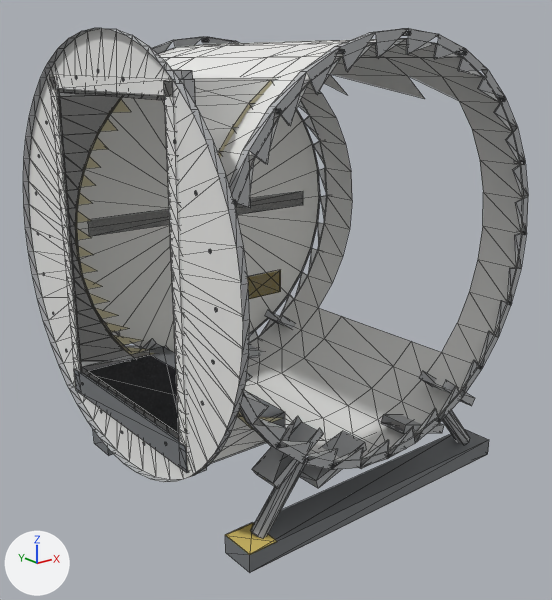
What one commit did to the glTF model models/kit/habWindowJLb_steel.glb.
The view is the same before and after, from a 50 mm lens placed at (-3.3, -3.97, 2.78), pointed at (-0.13, -0.02, 1.2). The lights are fixed; the arrows at lower left show +X, +Y and +Z. The older version comes first. Mesh edges are drawn as thin lines. Vertices at exactly the same position are counted once.

The first picture shows 'habWindowJLb_steel'.
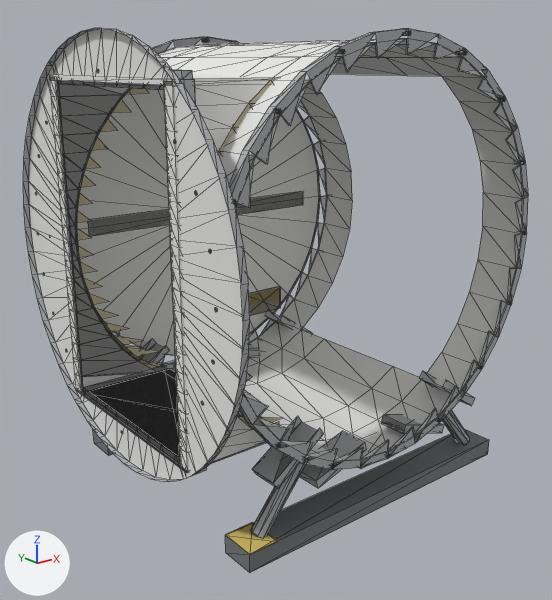
Diff of the bpy script that builds the scene:
```diff
--- a/models/kit/habWindowJLb_steel.glb.py
+++ b/models/kit/habWindowJLb_steel.glb.py
@@ me_base @@
 # verts and faces of me_base; kept vertices keep their numbers, new ones are numbered from 1807
-me_base.from_pydata(...)  # 1807 vertices, 2577 faces; spans x -1.35..1.3, y -1.3..1.3, z 0.0..2.95
+me_base.from_pydata(...)  # 1755 vertices, 2525 faces; spans x -1.35..1.3, y -1.3..1.3, z 0.0..2.95
+# me_base part 1: the loose piece of 8 vertices spanning x 0.35..0.75, y 1.02..1.03, z 0.85..1.05 is moved by (0.0, 0.0, -0.15)
+# me_base part 2
+delete_vertices([64, 80])  # with the faces that use them
+delete_faces([(9, 65, 11)])
+# me_base part 3
+delete_vertices([79, 95])  # with the faces that use them
+delete_faces([(94, 110, 111)])
+# me_base part 4
+# 11 vertices are removed from x -1.31..-0.62, y -0.62..0.71, z 0.73..0.8
+# 23 faces are deleted
+# 4 vertices in x -1.33..-0.62, y -0.71..0.71, z 0.76..0.8 move by (0.0, 0.0, -0.15)
+# 12 vertices move from x -1.35..-1.31, y -0.77..0.77, z 0.6..0.8 to x -1.35..-1.31, y -0.69..0.69, z 0.55..0.65
+# 7 vertices are added at x -1.31..-0.59, y -0.62..0.71, z 0.61..0.65
+# 6 new faces join them, mat_clad
+# 13 new faces join them, mat_steel
+# me_base part 5
+delete_vertices([568, 1445, 1469])  # with the faces that use them
+delete_faces([(329, 330, 331), (464, 466, 465)])
+for i in [*range(554, 564), 569, 643, 645, 647]: verts[i] += (0.0, 0.0, 0.05)
+verts[636] = (-1.31, 0.69, 2.75)  # moved, pixel (52, 65)
+verts[1544] = (-1.35, 0.69, 2.75)  # moved, pixel (46, 65)
+verts[637] = (-1.31, 0.58, 2.65)  # moved, pixel (61, 83)
+verts[639] = (-1.31, 0.41, 2.65)  # moved, pixel (72, 84)
+verts[641] = (-1.31, 0.27, 2.65)  # moved, pixel (83, 85)
+verts[649] = (-1.31, -0.27, 2.65)  # moved, pixel (129, 87)
+verts[651] = (-1.31, -0.41, 2.65)  # moved, pixel (142, 88)
+verts[653] = (-1.31, -0.58, 2.65)  # moved, pixel (159, 89)
+verts[655] = (-1.31, -0.69, 2.75)  # moved, pixel (170, 67)
+verts[1554] = (-1.35, -0.69, 2.75)  # moved, pixel (162, 67)
+verts[1807] = (-0.62, -0.71, 2.67)
+faces += [(566, 567, 1807), (562, 1807, 563), (562, 569, 1807), (563, 1807, 567)]  # mat_clad
+# other edits to the shape of me_base do not show in these pictures
 me_base.materials.append(mat_clad)
```

Boxes (x1, y1, x2, y2) around the edits, measured in the pictures (552 x 600 px; the box of a moved part takes in the faces that stretch with it):
part 1 of me_base, moved or reshaped
    before: (248, 270, 281, 299)
    after: (249, 287, 281, 316)
part 2 of me_base, deleted
    before: (301, 308, 441, 377)
part 3 of me_base, deleted
    before: (324, 74, 458, 100)
part 4 of me_base, moved or reshaped
    before: (68, 346, 285, 480)
    after: (68, 363, 279, 481)
part 5 of me_base, cut back
    both: (41, 28, 278, 125)
